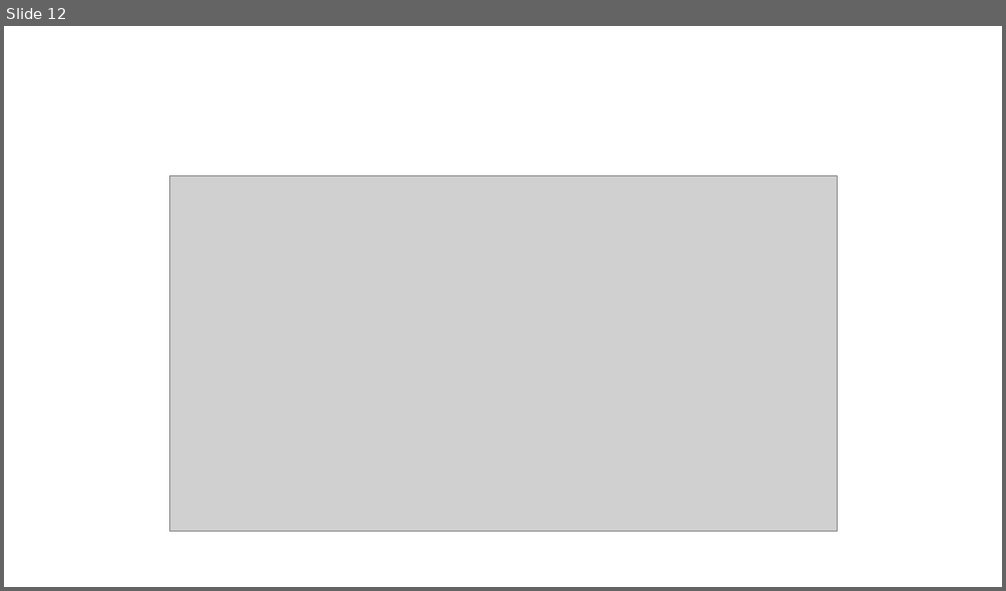
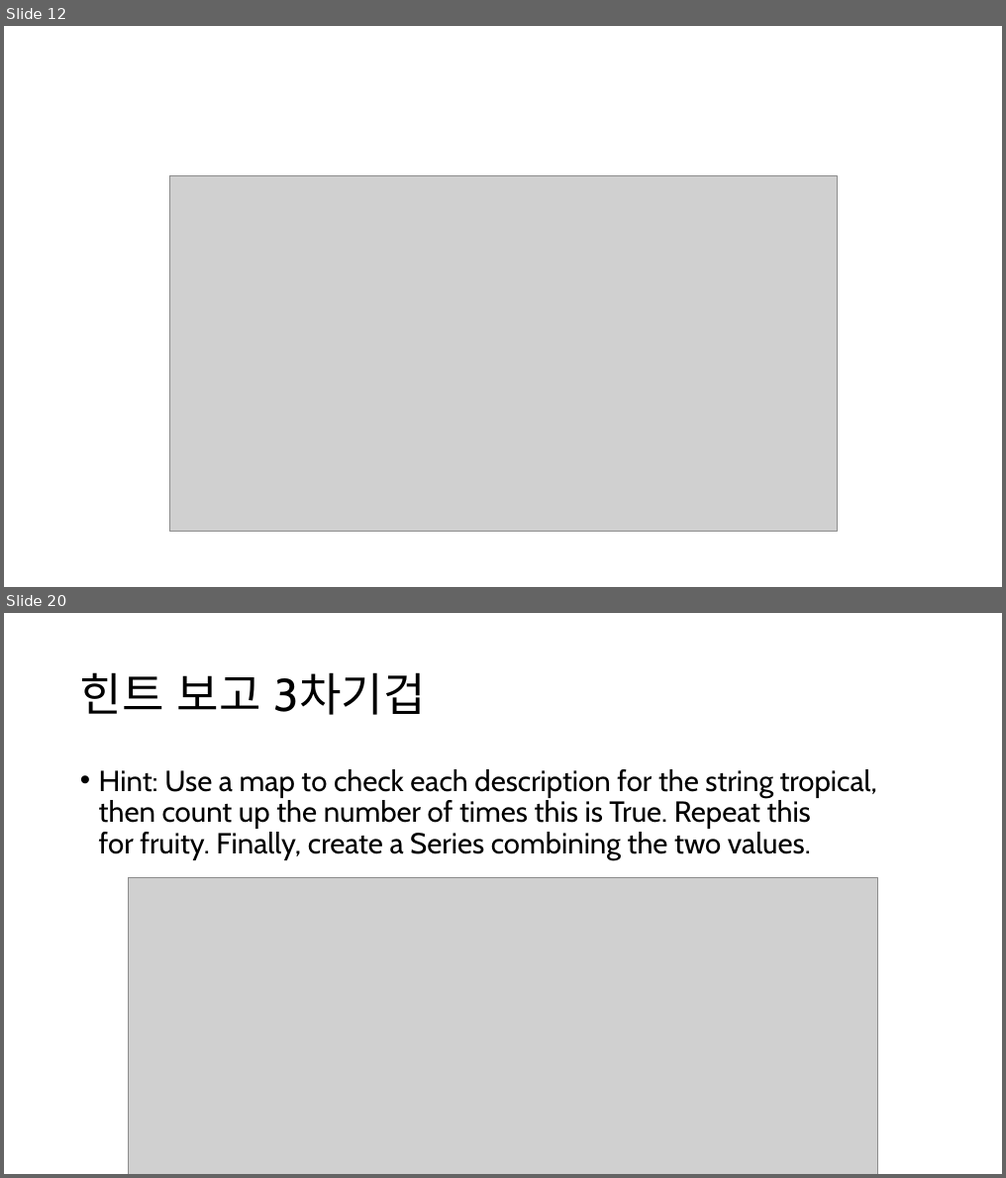
Before and after one commit to calculus0129/kaggle0, a slide deck: Kaggle!.pptx. Shown one above the other, each under a label of ours: slide 12 before the commit, slides 12 and 20 after it; the slides between them are not shown. The pictures are 1006x591 and 1006x1178 pixels, drawn with LibreOffice and Linux fonts; fonts in the diff are those of the drawing; grey boxes stand for pictures. Boxes give left, top, right and bottom in pixels: in the first picture for what was removed or moved away, otherwise in the second. Text is boxed around its words. In the diff, an @@ line names an element or a change of style, - is before the commit and + after.

```diff
--- a/Kaggle!.pptx
+++ b/Kaggle!.pptx
@@ slide 20 added at (x1=4, y1=613, x2=1002, y2=1174), background #FFFFFF @@
@@ title added at (x1=80, y1=672, x2=426, y2=715), 44 pt, text #000000 @@
+힌트 보고 3차기겁
@@ text added at (x1=99, y1=769, x2=877, y2=861), 28 pt, text #000000 @@
+• Hint: Use a map to check each description for the string tropical, then count up the number of times this is True. Repeat this for fruity. Finally, create a Series combining the two values.
@@ picture added at (x1=129, y1=878, x2=877, y2=1174) @@
```
Also in this commit, not shown: 9 other slides added, 3 other files.
